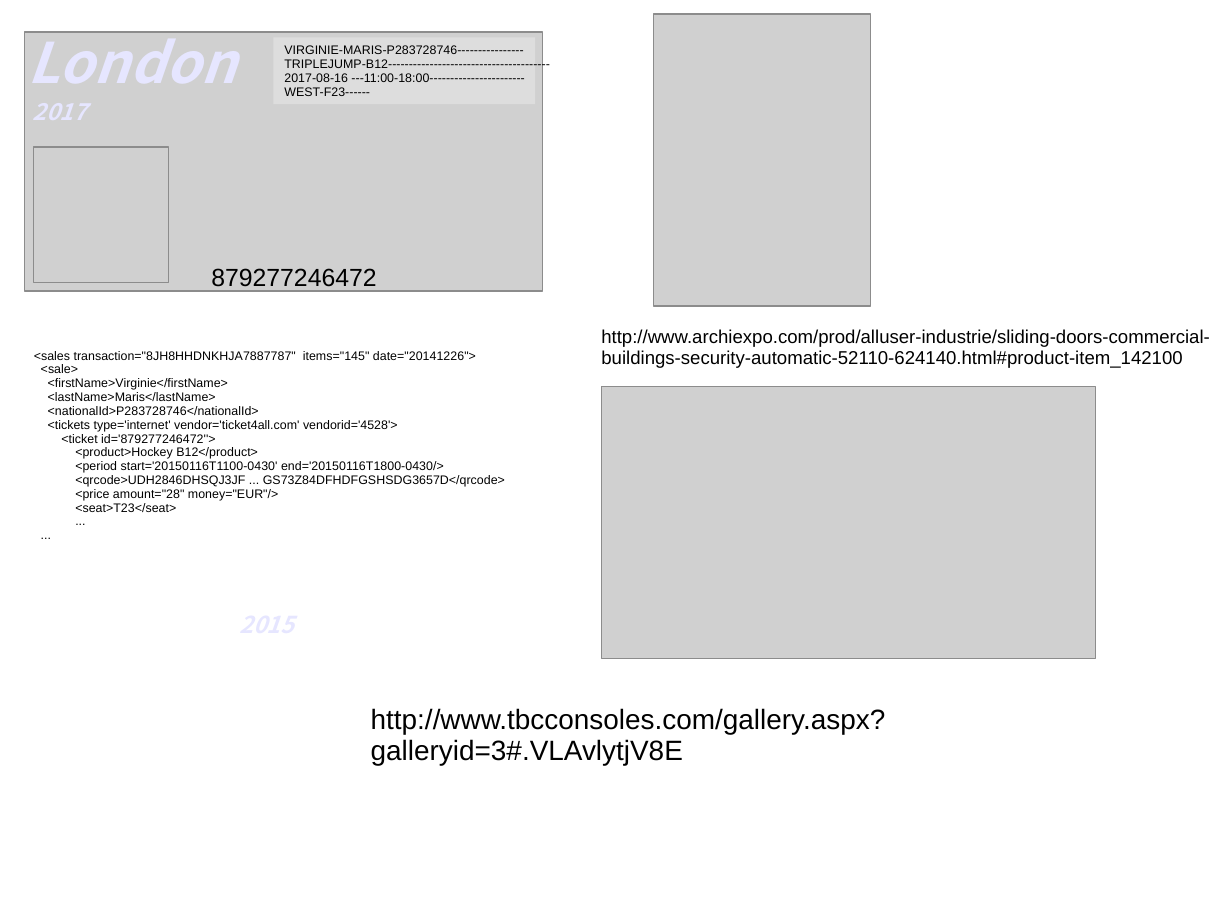
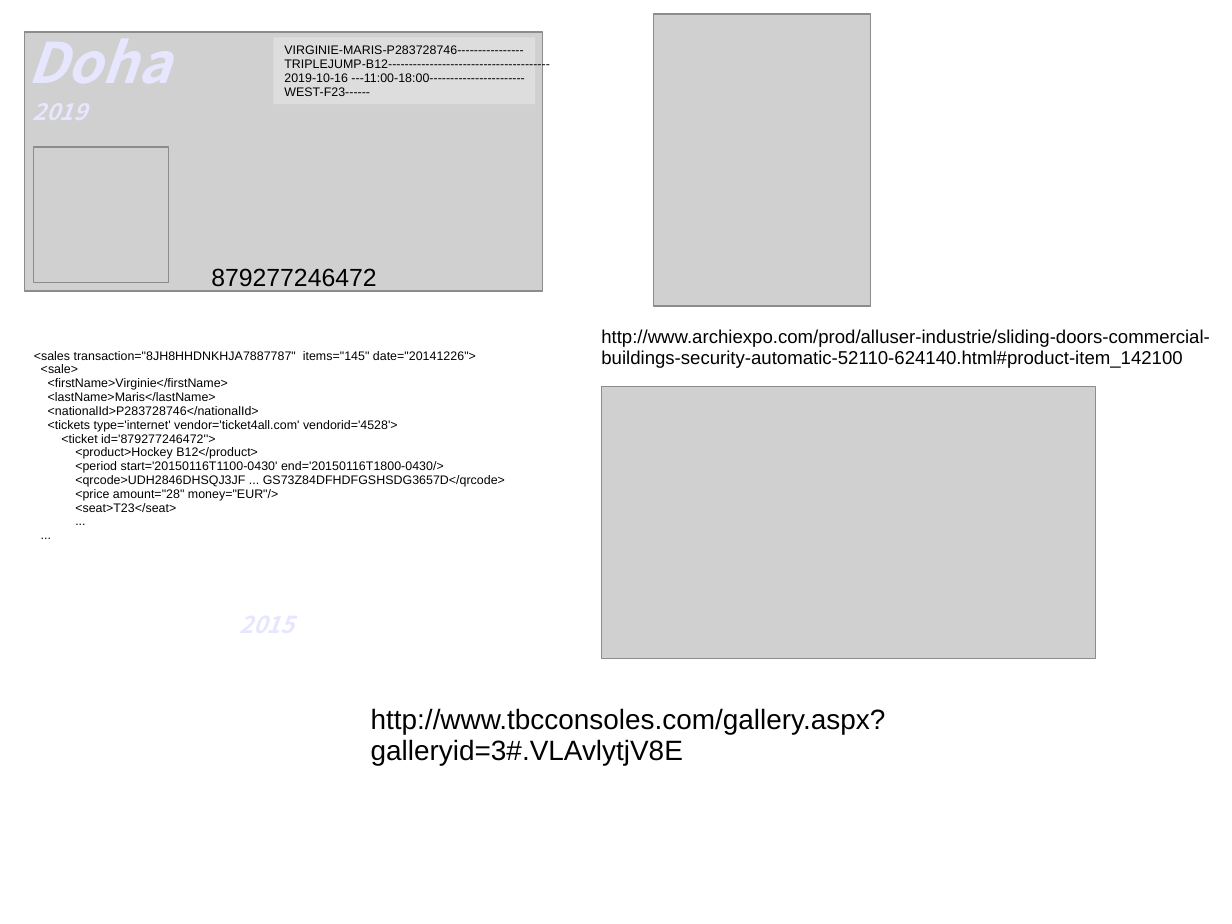
Before and after one commit to ScribesZone/CyberBatiment, a slide deck: slide 3 of docs/res/media/CyberBatiment.pptx. Drawn at 1232x924 pixels with LibreOffice and Linux fonts; fonts in the diff are those of the drawing; grey boxes stand for pictures. Boxes give left, top, right and bottom in pixels: in the first picture for what was removed or moved away, otherwise in the second. Text is boxed around its words. In the diff, an @@ line names an element or a change of style, - is before the commit and + after.

```diff
--- a/docs/res/media/CyberBatiment.pptx
+++ b/docs/res/media/CyberBatiment.pptx
@@ text at bbox=[27, 23, 171, 83]: text changed @@
-London
-2017
+Doha
+2019
@@ text in rectangle at bbox=[284, 73, 524, 82]: text changed @@
-2017-08-16 ---11:00-18:00-----------------------
+2019-10-16 ---11:00-18:00-----------------------
```
Also in this commit, not shown: 5 other files.
